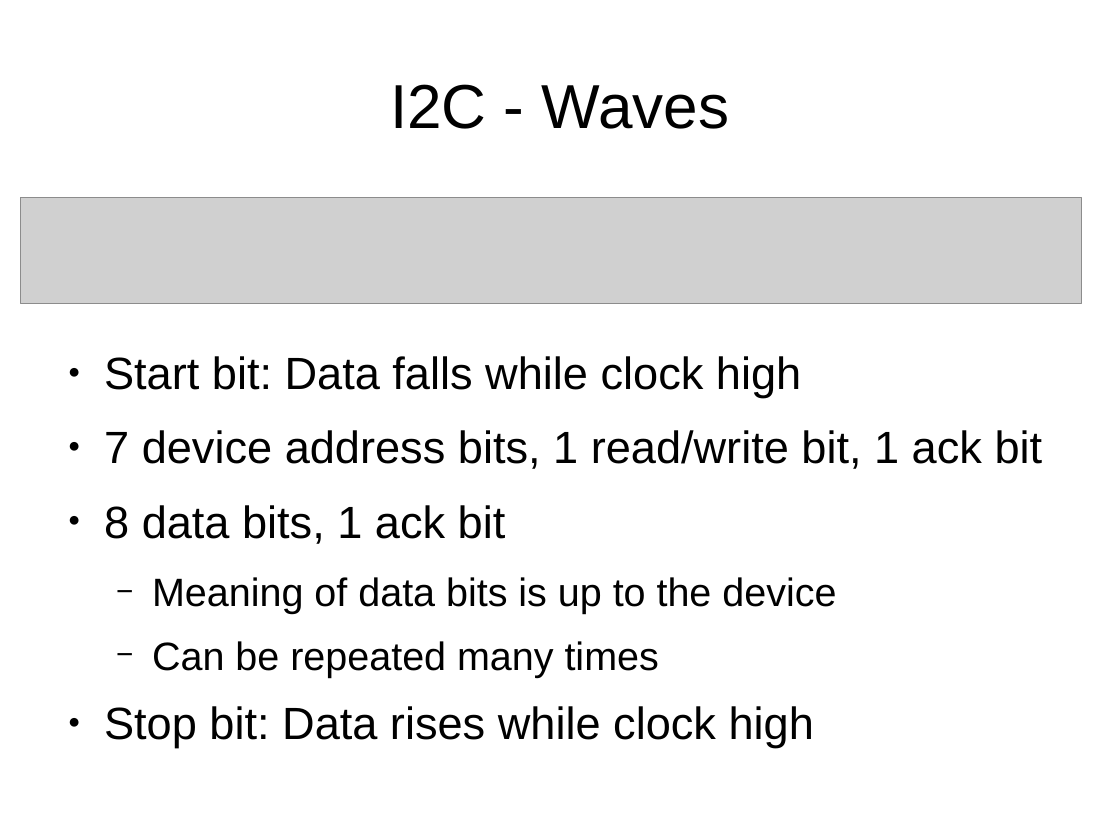
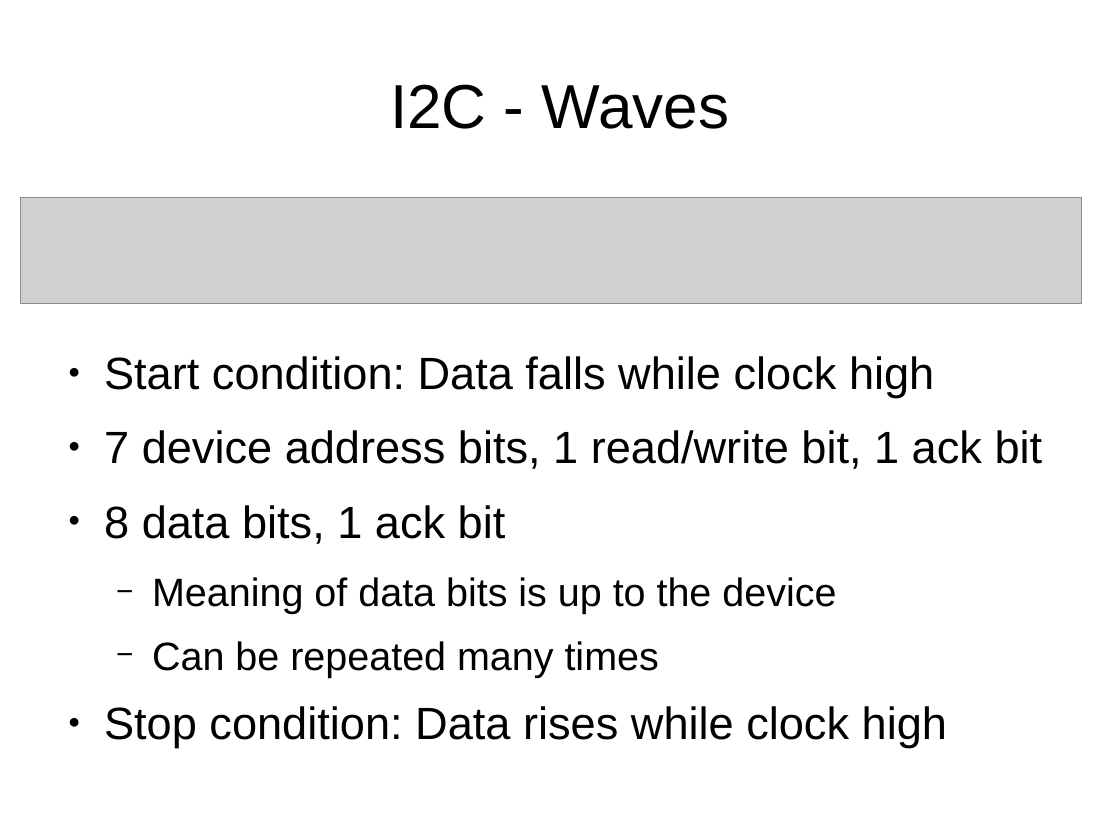
Before and after one commit to swarren/presentations, a slide deck: slide 19 of bus-protocols/bus-protocols.odp. Drawn at 1120x840 pixels with LibreOffice and Linux fonts; fonts in the diff are those of the drawing; grey boxes stand for pictures. Boxes give left, top, right and bottom in pixels: in the first picture for what was removed or moved away, otherwise in the second. Text is boxed around its words. In the diff, an @@ line names an element or a change of style, - is before the commit and + after.

```diff
--- a/bus-protocols/bus-protocols.odp
+++ b/bus-protocols/bus-protocols.odp
@@ text at (104,356,934,398): text changed @@
-● Start bit: Data falls while clock high
+● Start condition: Data falls while clock high
@@ text at (104,706,947,747): text changed @@
-● Stop bit: Data rises while clock high
+● Stop condition: Data rises while clock high
```
Also in this commit, not shown: 16 other slides changed, 1 other file.
